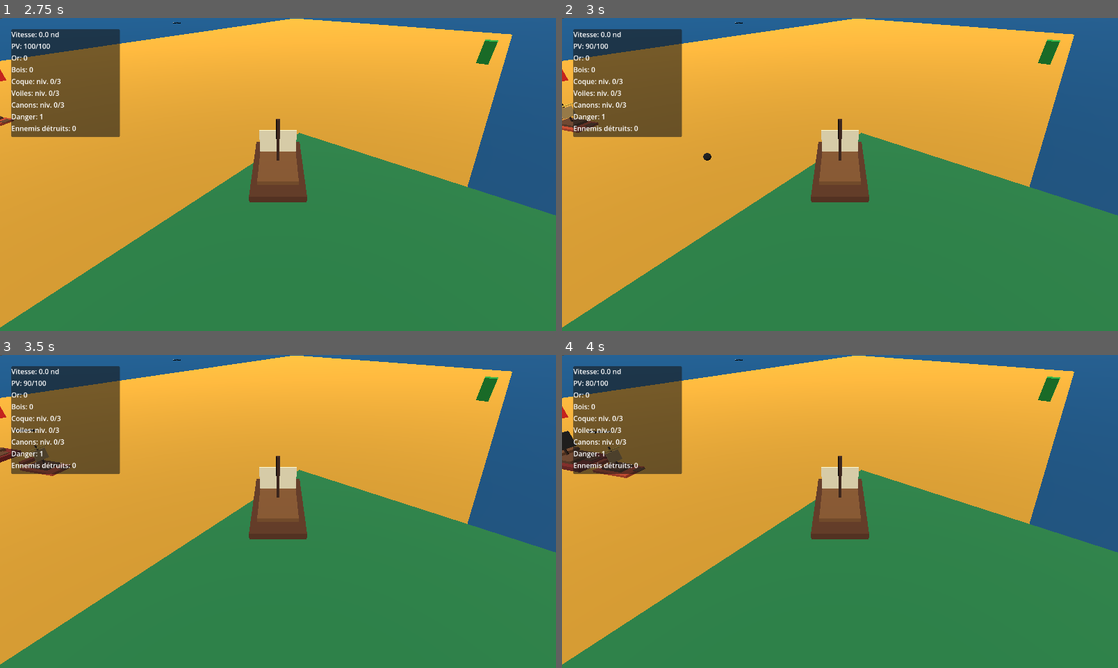
Above: before the commit, frames 1-4 (two rows, left to right).
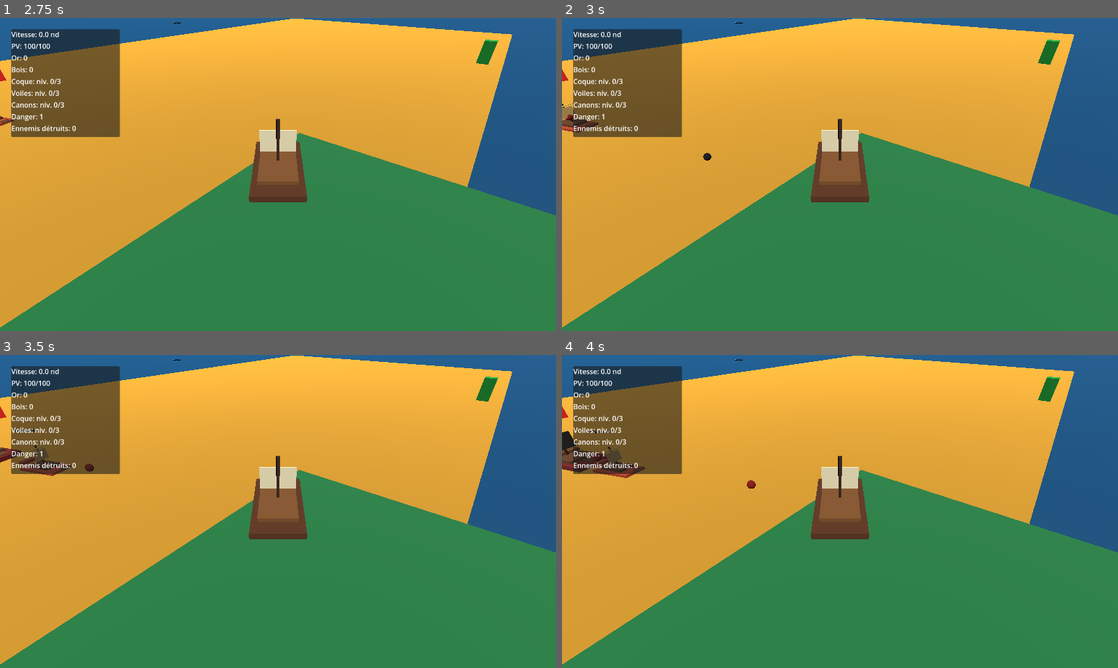
Above: after the commit, the same moments.

Repository: blou132/jeux-pirate
Game: Godot game, scene res://scenes/world/World.tscn
Two runs of this game, one before a commit and one after it. Both use one fixed random seed, a clock stepped at 60 frames per second and the inputs below.
Inputs (mouse positions are in pixels of both pictures, inside the frame that each line leads up to):
- Up to frame 1 (2.75 s): tap Enter at 0.5 s; move the mouse to (400, 158) at 0.52 s; hold D 0.53-1.25 s; hold Z 0.53-1.25 s; click (400, 158) at 0.67 s; drag from (166, 190) to (250, 237) at 1.27 s; move the mouse to (333, 105) at 2.02 s; hold D from 2.03 s (still down); tap E at 2.1 s
- Up to frame 2 (3 s): release D at 2.75 s; tap Space at 2.75 s; drag from (812, 237) to (673, 127) at 2.77 s
- Up to frame 3 (3.5 s): no input
- Up to frame 4 (4 s): move the mouse to (1006, 558) at 3.52 s; hold A from 3.53 s (still down); hold Q from 3.53 s (still down)

Frame 1 is identical in both runs. In frame 2, less than 0.1% of the frame differs, in the area x 0-9%, y 8-33%; in frame 3, less than 0.1%; in frame 4, less than 0.1%, in the area x 4-35%, y 8-43%.

Commit message:
feat: add visible enemy cannon fire

Diff:
--- /dev/null
+++ b/scenes/projectiles/EnemyCannonBall.tscn
@@ -0,0 +1,26 @@
+[gd_scene load_steps=5 format=3 uid="uid://enemy_cannon_ball_v033"]
+
+[ext_resource type="Script" path="res://scripts/combat/EnemyCannonBall.gd" id="1_enemy_cannon_ball"]
+
+[sub_resource type="StandardMaterial3D" id="StandardMaterial3D_enemy_cannon_ball"]
+albedo_color = Color(0.45, 0.03, 0.02, 1)
+emission_enabled = true
+emission = Color(0.45, 0.03, 0.02, 1)
+emission_energy_multiplier = 0.45
+
+[sub_resource type="SphereMesh" id="SphereMesh_enemy_cannon_ball"]
+radius = 0.22
+height = 0.44
+
+[sub_resource type="SphereShape3D" id="SphereShape3D_enemy_cannon_ball"]
+radius = 0.22
+
+[node name="EnemyCannonBall" type="Area3D"]
+script = ExtResource("1_enemy_cannon_ball")
+
+[node name="MeshInstance3D" type="MeshInstance3D" parent="."]
+mesh = SubResource("SphereMesh_enemy_cannon_ball")
+material_override = SubResource("StandardMaterial3D_enemy_cannon_ball")
+
+[node name="CollisionShape3D" type="CollisionShape3D" parent="."]
+shape = SubResource("SphereShape3D_enemy_cannon_ball")
--- a/scripts/boats/EnemyShipAI.gd
+++ b/scripts/boats/EnemyShipAI.gd
@@ -1,7 +1,9 @@
 extends Node
 
+@export var enemy_cannon_ball_scene: PackedScene = preload("res://scenes/projectiles/EnemyCannonBall.tscn")
 @export var detection_range: float = 55.0
 @export var stop_distance: float = 7.0
+@export var projectile_speed: float = 13.0
 
 @onready var ship: EnemyShip = get_parent() as EnemyShip
 
@@ -51,10 +53,10 @@
 	if ship.has_method("get_contact_damage"):
 		damage = ship.get_contact_damage()
 
-	if damage <= 0 or not _player.has_method("take_damage"):
+	if damage <= 0:
 		return
 
-	_player.take_damage(damage)
+	_fire_projectile(damage)
 	_attack_cooldown_remaining = _get_attack_cooldown()
 
 
@@ -70,3 +72,29 @@
 		return ship.get_attack_cooldown()
 
 	return 2.0
+
+
+func _fire_projectile(damage: int) -> void:
+	if enemy_cannon_ball_scene == null or not is_instance_valid(_player):
+		return
+
+	var projectile := enemy_cannon_ball_scene.instantiate()
+	if not projectile is Node3D:
+		projectile.queue_free()
+		return
+
+	var projectile_node := projectile as Node3D
+	var start_position := ship.global_position + Vector3(0.0, 0.7, 0.0)
+	var target_position := _player.global_position + Vector3(0.0, 0.45, 0.0)
+	var direction := target_position - start_position
+	direction.y = clampf(direction.y, -0.2, 0.35)
+
+	var parent := get_tree().current_scene
+	if parent == null:
+		parent = get_tree().root
+	parent.add_child(projectile)
+
+	projectile_node.global_position = start_position
+
+	if projectile.has_method("launch"):
+		projectile.launch(direction, ship, projectile_speed, damage)
--- /dev/null
+++ b/scripts/combat/EnemyCannonBall.gd
@@ -0,0 +1,40 @@
+extends Area3D
+
+@export var speed: float = 13.0
+@export var damage: int = 5
+@export var lifetime: float = 2.8
+
+var _velocity: Vector3 = Vector3.ZERO
+var _source: Node
+var _age: float = 0.0
+
+
+func _ready() -> void:
+	body_entered.connect(_on_body_entered)
+
+
+func _physics_process(delta: float) -> void:
+	global_position += _velocity * delta
+	_age += delta
+
+	if _age >= lifetime:
+		queue_free()
+
+
+func launch(direction: Vector3, source: Node, projectile_speed: float, hit_damage: int) -> void:
+	_source = source
+	speed = projectile_speed
+	damage = hit_damage
+	_velocity = direction.normalized() * speed
+
+
+func _on_body_entered(body: Node) -> void:
+	if body == _source:
+		return
+
+	if not body.is_in_group("player"):
+		return
+
+	if body.has_method("take_damage"):
+		body.take_damage(damage)
+		queue_free()
